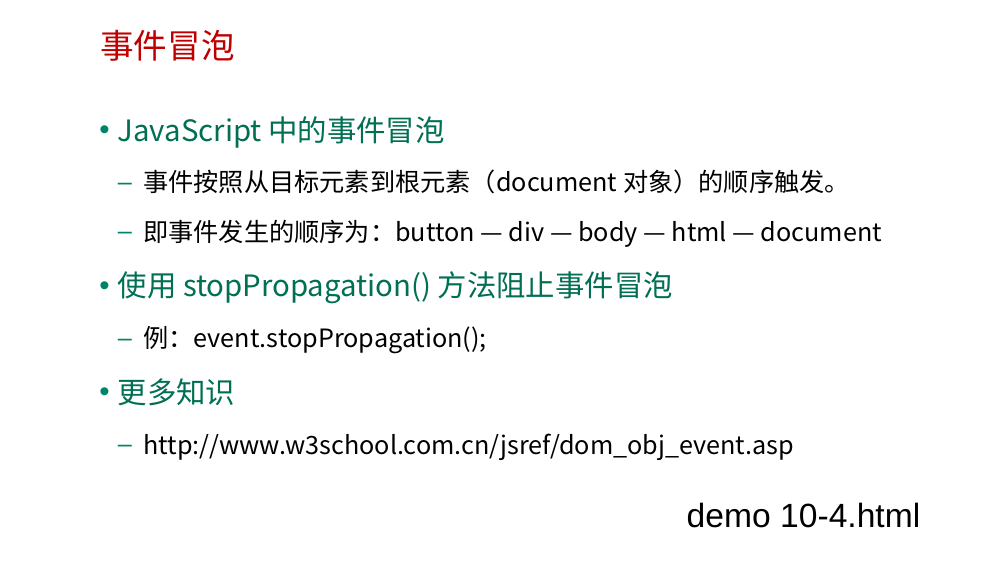
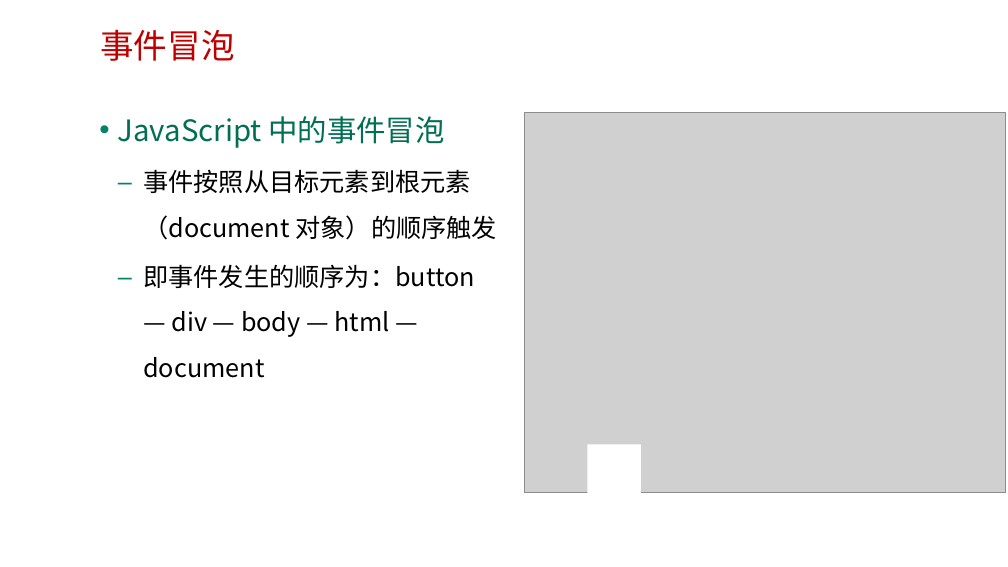
Before and after one commit to edu2act/course-web2, a slide deck: slide 10 of materials/slides/第十章 事件对象.pptx. Drawn at 1008x567 pixels with LibreOffice and Linux fonts; fonts in the diff are those of the drawing; grey boxes stand for pictures; background and template pictures are left out. Boxes give left, top, right and bottom in pixels: in the first picture for what was removed or moved away, otherwise in the second. Text is boxed around its words. In the diff, an @@ line names an element or a change of style, - is before the commit and + after.

Commit message:
update ch10

```diff
--- a/materials/slides/第十章 事件对象.pptx
+++ b/materials/slides/第十章 事件对象.pptx
@@ picture added at (525, 112, 1006, 492) @@
@@ text at (143, 169, 497, 240): text changed @@
-  – 事件按照从目标元素到根元素（document 对象）的顺序触发。
+  – 事件按照从目标元素到根元素（document 对象）的顺序触发
@@ text at (118, 271, 794, 460): paragraphs removed @@
-• 使用 stopPropagation() 方法阻止事件冒泡
-  – 例：event.stopPropagation();
-  • 更多知识
-  – http://www.w3school.com.cn/jsref/dom_obj_event.asp
@@ rectangle added at (588, 445, 641, 507), fill #FFFFFF @@
@@ text removed at (687, 502, 920, 528) @@
-demo 10-4.html
```
Also in this commit, not shown: 6 other slides changed, 1 slide added.
